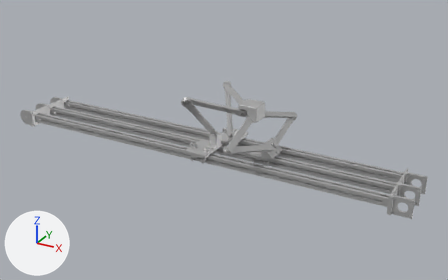
One commit to the glTF model public/cad/tripteron.glb: the scene before it, then after it.
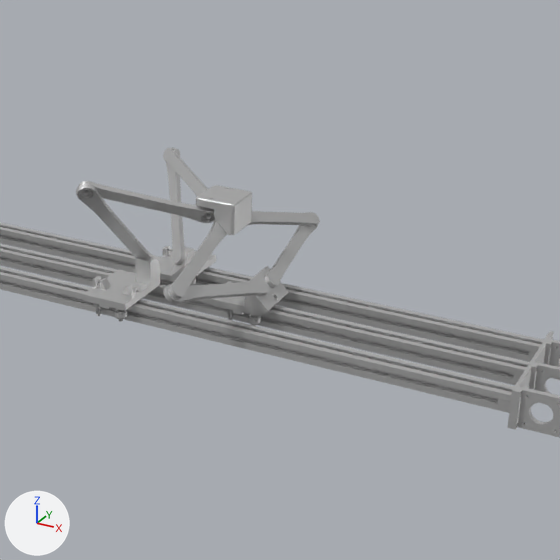
Each version is shown whole from a camera (50 mm lens) standing at (0.247, -1.167, 0.656) and looking at (-0.44, 0.082, 0.031), then close up on the part from 32% to 92% of the width and 4% to 99% of the height. Every picture has the same lights, and +X, +Y and +Z are marked at lower left. The last two pictures show the newer version.

The scene before the commit, as lines of its bpy script (objects in view):
```python
ob_2020_aluminum_extrusion_002 = bpy.data.objects.new('2020_Aluminum_extrusion.002', me_mesh_6)
ob_2020_aluminum_extrusion_002.location = (0.0, 0.0, 0.0)
ob_all_arms = bpy.data.objects.new('All arms', me_mesh_39)
ob_all_arms.location = (0.0, 0.0, 0.0)
ob_mvg_p1_001 = bpy.data.objects.new('MVG-P1.001', me_mesh_19)
ob_mvg_p1_001.location = (0.0, 0.0, 0.0)
ob_mvg_p4_005 = bpy.data.objects.new('MVG-P4.005', me_mesh_22)
ob_mvg_p4_005.location = (0.0, 0.0, 0.0)
ob_mvg_p7_005 = bpy.data.objects.new('MVG-P7.005', me_mesh_26)
ob_mvg_p7_005.location = (0.0, 0.0, 0.0)
ob_tool_head = bpy.data.objects.new('tool_head', me_mesh_35)
ob_tool_head.location = (0.0, 0.0, 0.0)
ob_x_and_y_carrige = bpy.data.objects.new('X and Y carrige', me_mesh_36)
ob_x_and_y_carrige.location = (0.0, 0.0, 0.0)
ob_x_and_y_carrige_v10_mirror = bpy.data.objects.new('X and Y carrige v10(Mirror)', me_mesh_37)
ob_x_and_y_carrige_v10_mirror.location = (0.0, 0.0, 0.0)
ob_z_carridge = bpy.data.objects.new('Z_Carridge', me_mesh_38)
ob_z_carridge.location = (0.0, 0.0, 0.0)
# also in view: 'All arms.007' at (-0.348, -0.006, 0.103); 'Motor_side' at (-0.005, 0.065, 0.01); '2020_Aluminum_extrusion.001' at (-0.5, 0.07, 0.01); 'All arms.001' at (-0.337, 0.16, 0.092); 'Component2' at (0.027, -0.004, 0.01)
```
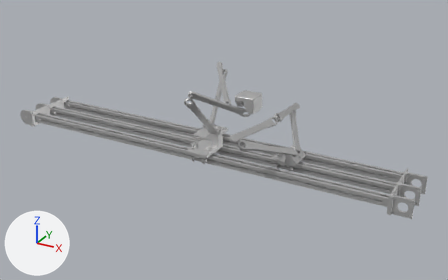
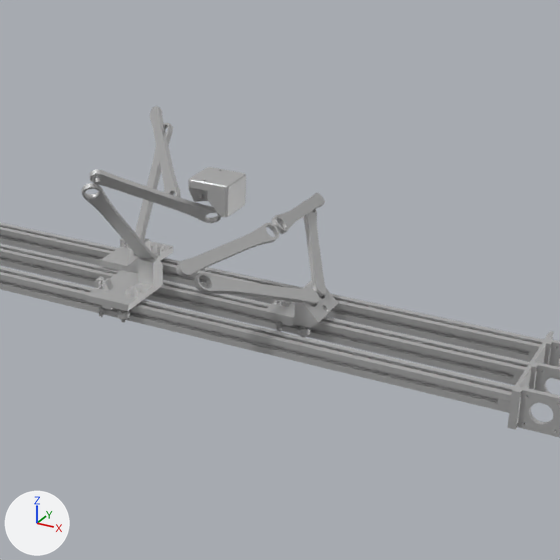
Location of each change, [x1, y1, x2, y2] in pixels of the close-ups (560 x 560 px):
'tool_head', moved
    before: [196, 185, 252, 235]
    after: [188, 167, 246, 217]
'Z_Carridge', moved
    before: [215, 266, 289, 317]
    after: [264, 280, 338, 328]
'All arms.003', moved, turned
    before: [79, 181, 215, 223]
    after: [90, 169, 221, 223]
'X and Y carrige v10(Mirror)', moved
    before: [83, 258, 160, 311]
    after: [85, 258, 163, 311]
'All arms.007', moved, turned
    before: [169, 220, 227, 300]
    after: [176, 223, 279, 278]
'All arms.006', moved, turned
    before: [163, 280, 270, 304]
    after: [194, 273, 319, 305]
'All arms', moved, turned
    before: [265, 224, 318, 288]
    after: [302, 200, 326, 297]
'All arms.004', moved, turned
    before: [166, 147, 185, 265]
    after: [131, 123, 173, 254]
'X and Y carrige', moved
    before: [158, 246, 216, 282]
    after: [100, 239, 173, 274]
'All arms.002', moved, turned
    before: [76, 184, 154, 259]
    after: [81, 183, 157, 259]
'All arms.005', moved, turned
    before: [163, 148, 208, 196]
    after: [150, 106, 181, 198]
'All arms.001', moved, turned
    before: [248, 211, 320, 226]
    after: [271, 193, 325, 234]
'MVG-P7.005', moved
    before: [247, 314, 261, 325]
    after: [297, 326, 311, 336]
'MVG-P4.005', moved
    before: [228, 309, 233, 320]
    after: [277, 320, 281, 332]

Diff of the bpy script that builds the scene:
```diff
--- a/public/cad/tripteron.glb.py
+++ b/public/cad/tripteron.glb.py
@@ ob_mvg_p1_001 @@
 ob_mvg_p1_001 = bpy.data.objects.new('MVG-P1.001', me_mesh_19)
-ob_mvg_p1_001.location = (0.0, 0.0, 0.0)
+ob_mvg_p1_001.location = (0.061, 0.0, 0.0)
@@ ob_mvg_p4_005 @@
 ob_mvg_p4_005 = bpy.data.objects.new('MVG-P4.005', me_mesh_22)
-ob_mvg_p4_005.location = (0.0, 0.0, 0.0)
+ob_mvg_p4_005.location = (0.061, 0.0, 0.0)
@@ ob_mvg_p7_005 @@
 ob_mvg_p7_005 = bpy.data.objects.new('MVG-P7.005', me_mesh_26)
-ob_mvg_p7_005.location = (0.0, 0.0, 0.0)
+ob_mvg_p7_005.location = (0.061, 0.0, 0.0)
@@ ob_tool_head @@
 ob_tool_head = bpy.data.objects.new('tool_head', me_mesh_35)
-ob_tool_head.location = (0.0, 0.0, 0.0)
+ob_tool_head.location = (0.001, -0.02, 0.029)
@@ ob_x_and_y_carrige @@
 ob_x_and_y_carrige = bpy.data.objects.new('X and Y carrige', me_mesh_36)
-ob_x_and_y_carrige.location = (0.0, 0.0, 0.0)
+ob_x_and_y_carrige.location = (-0.06, 0.0, 0.0)
@@ ob_x_and_y_carrige_v10_mirror @@
 ob_x_and_y_carrige_v10_mirror = bpy.data.objects.new('X and Y carrige v10(Mirror)', me_mesh_37)
-ob_x_and_y_carrige_v10_mirror.location = (0.0, 0.0, 0.0)
+ob_x_and_y_carrige_v10_mirror.location = (0.004, 0.0, 0.0)
@@ ob_z_carridge @@
 ob_z_carridge = bpy.data.objects.new('Z_Carridge', me_mesh_38)
-ob_z_carridge.location = (0.0, 0.0, 0.0)
+ob_z_carridge.location = (0.061, 0.0, 0.0)
@@ ob_all_arms @@
 ob_all_arms = bpy.data.objects.new('All arms', me_mesh_39)
-ob_all_arms.location = (0.0, 0.0, 0.0)
+ob_all_arms.location = (0.067, 0.121, 0.005)
+ob_all_arms.rotation_euler = (0.175, -0.058, 0.359)  # degrees (10, -3.3, 21)
@@ ob_all_arms_001 @@
 ob_all_arms_001 = bpy.data.objects.new('All arms.001', me_mesh_40)
-ob_all_arms_001.location = (0.0, 0.0, 0.0)
+ob_all_arms_001.location = (0.054, 0.153, -0.027)
+ob_all_arms_001.rotation_euler = (0.162, 0.0417, 0.373)  # degrees (9.3, 2.4, 21)
@@ ob_all_arms_002 @@
 ob_all_arms_002 = bpy.data.objects.new('All arms.002', me_mesh_41)
-ob_all_arms_002.location = (0.0, 0.0, 0.0)
+ob_all_arms_002.location = (0.004, 0.003, -0.005)
+ob_all_arms_002.rotation_euler = (-0.0113, 0.0131, 0.0084)  # degrees (-0.6, 0.8, 0.5)
@@ ob_all_arms_003 @@
 ob_all_arms_003 = bpy.data.objects.new('All arms.003', me_mesh_42)
-ob_all_arms_003.location = (0.0, 0.0, 0.0)
+ob_all_arms_003.location = (-0.004, 0.013, -0.028)
+ob_all_arms_003.rotation_euler = (-0.0662, 0.092, 0.0562)  # degrees (-3.8, 5.3, 3.2)
@@ ob_all_arms_004 @@
 ob_all_arms_004 = bpy.data.objects.new('All arms.004', me_mesh_43)
-ob_all_arms_004.location = (0.0, 0.0, 0.0)
+ob_all_arms_004.location = (-0.123, -0.062, -0.145)
+ob_all_arms_004.rotation_euler = (0.175, 0.33, -0.194)  # degrees (10, 19, -11)
@@ ob_all_arms_005 @@
 ob_all_arms_005 = bpy.data.objects.new('All arms.005', me_mesh_44)
-ob_all_arms_005.location = (0.0, 0.0, 0.0)
+ob_all_arms_005.location = (-0.124, -0.04, -0.103)
+ob_all_arms_005.rotation_euler = (0.153, 0.263, -0.186)  # degrees (8.8, 15, -11)
@@ ob_all_arms_006 @@
 ob_all_arms_006 = bpy.data.objects.new('All arms.006', me_mesh_45)
-ob_all_arms_006.location = (0.0, 0.0, 0.0)
+ob_all_arms_006.location = (0.039, -0.071, 0.022)
+ob_all_arms_006.rotation_euler = (-0.0913, -0.0525, -0.23)  # degrees (-5.2, -3, -13)
@@ ob_all_arms_007 @@
 ob_all_arms_007 = bpy.data.objects.new('All arms.007', me_mesh_46)
-ob_all_arms_007.location = (0.0, 0.0, 0.0)
+ob_all_arms_007.location = (0.011, -0.128, 0.015)
+ob_all_arms_007.rotation_euler = (-0.167, -0.00157, -0.328)  # degrees (-9.6, -0.1, -19)
```
